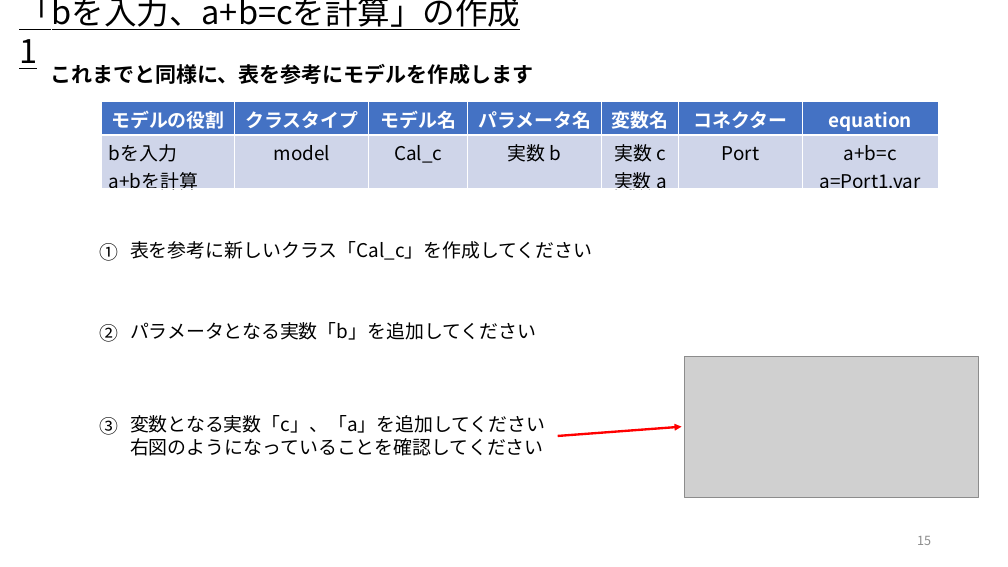
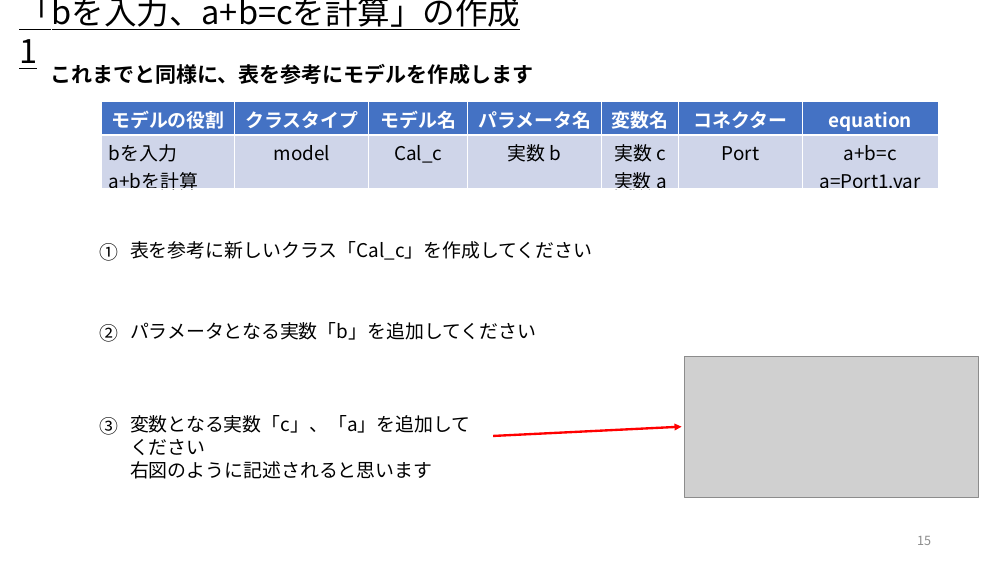
Before and after one commit to UedaShigenori/OpenModelica_Tutorials_Ja, a slide deck: slide 15 of 5_CustomizeModel3_OnePlusOne/OpenModelica_Tutorials_5.pptx. Drawn at 1008x567 pixels with LibreOffice and Linux fonts; fonts in the diff are those of the drawing; grey boxes stand for pictures. Boxes give left, top, right and bottom in pixels: in the first picture for what was removed or moved away, otherwise in the second. Text is boxed around its words. In the diff, an @@ line names an element or a change of style, - is before the commit and + after.

```diff
--- a/5_CustomizeModel3_OnePlusOne/OpenModelica_Tutorials_5.pptx
+++ b/5_CustomizeModel3_OnePlusOne/OpenModelica_Tutorials_5.pptx
@@ arrow moved from (558, 436) - (682, 426) to (493, 436) - (682, 426) @@
@@ text at box(130, 461, 432, 479): text changed @@
-右図のようになっていることを確認してください
+右図のように記述されると思います
```
Also in this commit, not shown: 3 other slides changed, 3 other files.
